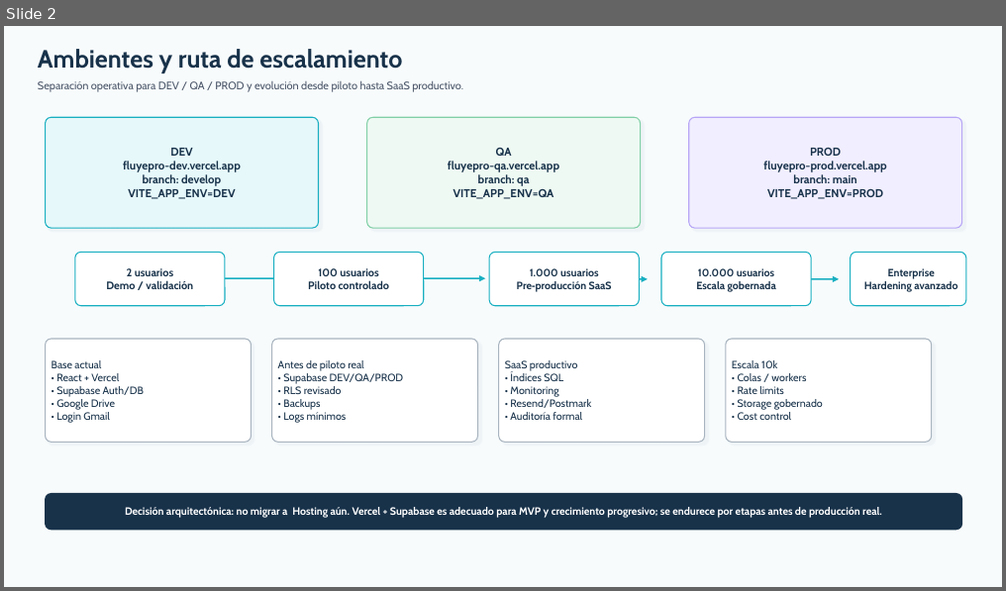
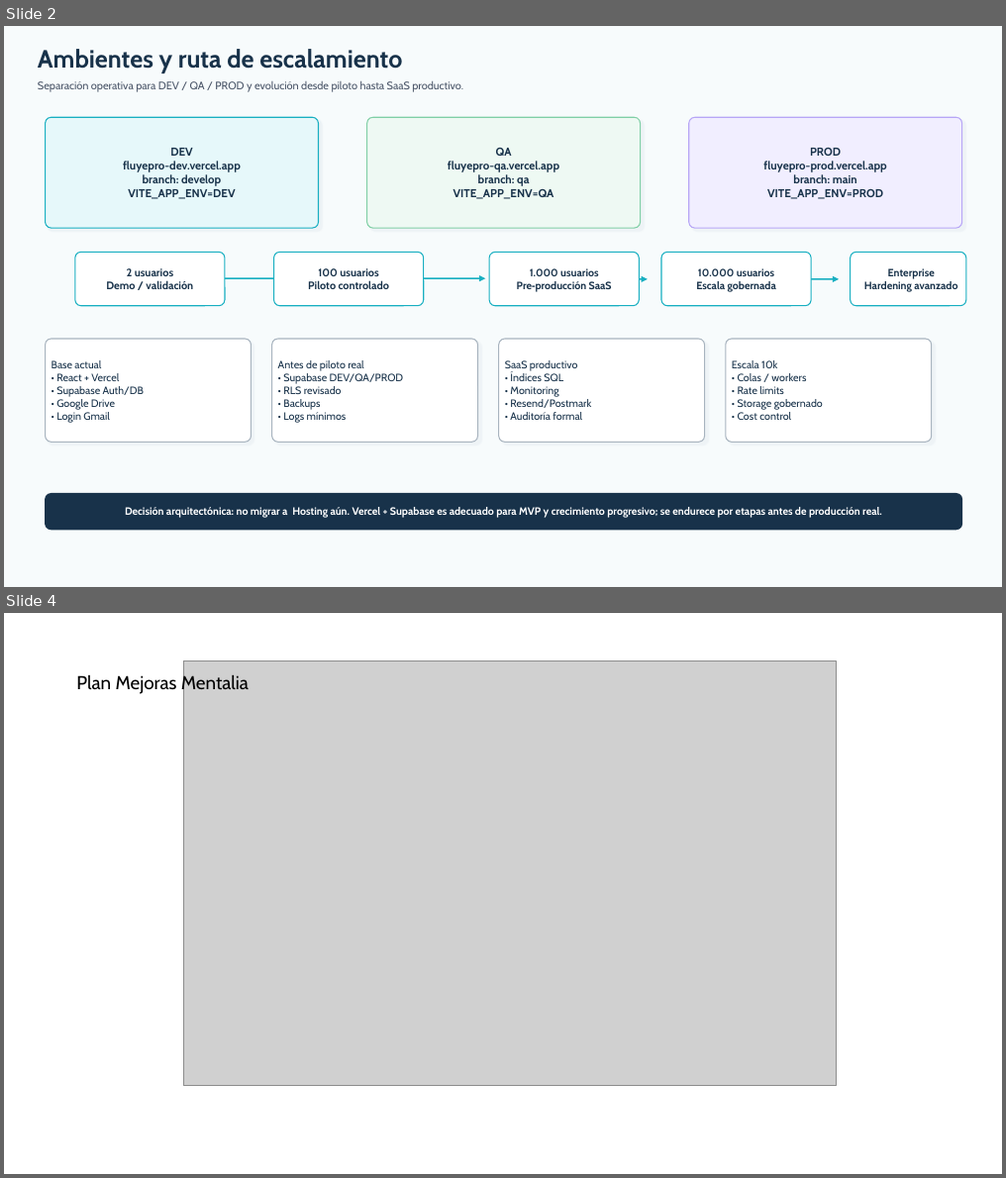
Before and after one commit to rescobarkGmail/mentalia-mvp, a slide deck: Diagramas/Arquitectura_Mentalia_FluyePro.pptx. Shown one above the other, each under a label of ours: slide 2 before the commit, slides 2 and 4 after it; the slides between them are not shown. The pictures are 1006x591 and 1006x1178 pixels, drawn with LibreOffice and Linux fonts; fonts in the diff are those of the drawing; grey boxes stand for pictures. Boxes give left, top, right and bottom in pixels: in the first picture for what was removed or moved away, otherwise in the second. Text is boxed around its words. In the diff, an @@ line names an element or a change of style, - is before the commit and + after.

```diff
--- a/Diagramas/Arquitectura_Mentalia_FluyePro.pptx
+++ b/Diagramas/Arquitectura_Mentalia_FluyePro.pptx
@@ slide 4 added at [4, 613, 1002, 1174], background #FFFFFF @@
@@ picture added at [183, 661, 836, 1086] @@
@@ text added at [76, 673, 249, 694], 18 pt, text #000000 @@
+Plan Mejoras Mentalia
```
Also in this commit, not shown: 4 other slides added, 16 other files.
